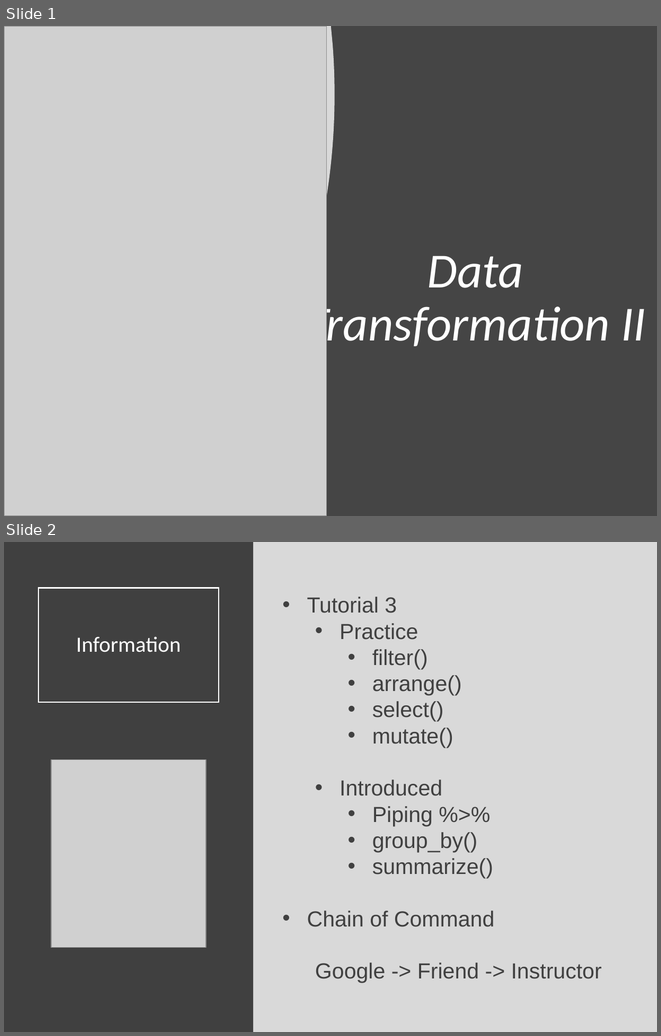
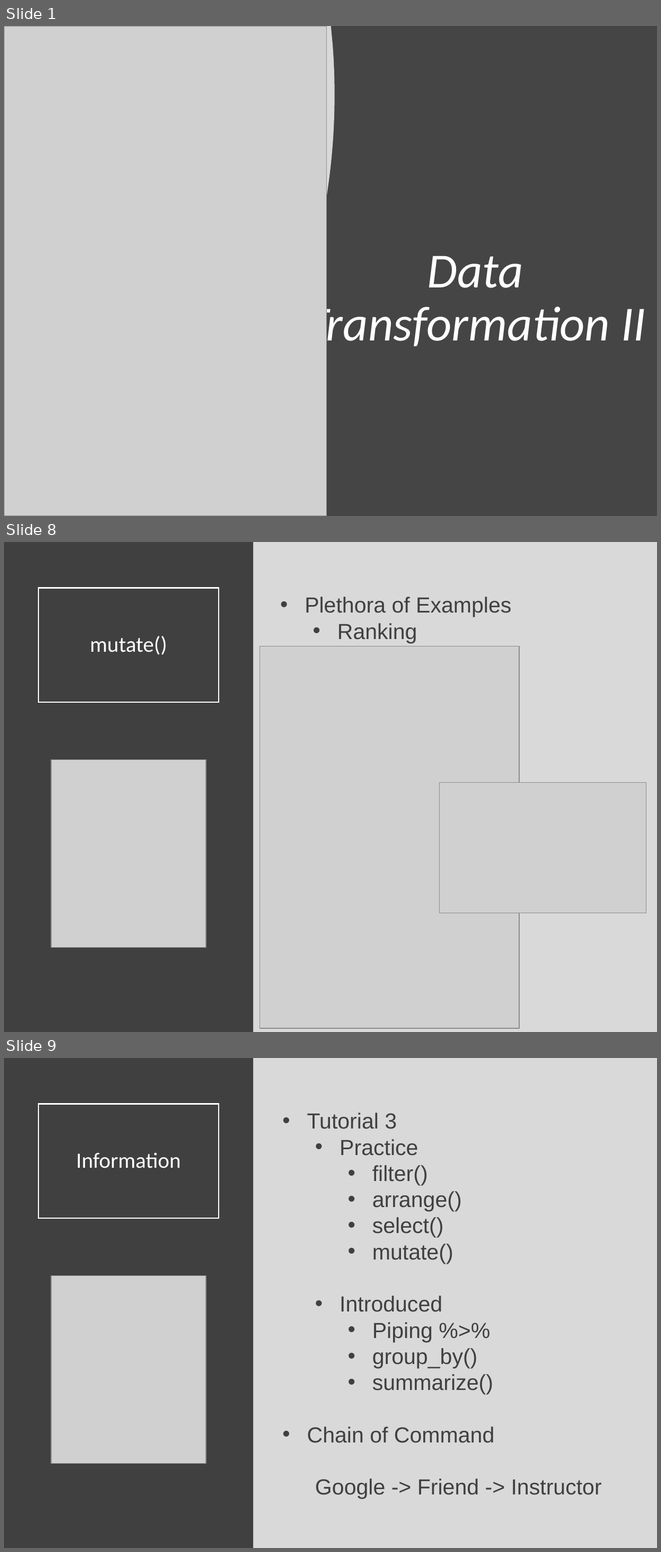
Before and after one commit to Yixf-Self/STOR320_WEBSITE, a slide deck: Lecture/Lecture 5/Lecture 5.pptx. Shown one above the other, each under a label of ours: slides 1 and 2 before the commit, slides 1, 8 and 9 after it; the slides between them are not shown. The pictures are 661x1036 and 661x1552 pixels, drawn with LibreOffice and Linux fonts; fonts in the diff are those of the drawing; grey boxes stand for pictures. Boxes give left, top, right and bottom in pixels: in the first picture for what was removed or moved away, otherwise in the second. Text is boxed around its words. In the diff, an @@ line names an element or a change of style, - is before the commit and + after.

```diff
--- a/Lecture/Lecture 5/Lecture 5.pptx
+++ b/Lecture/Lecture 5/Lecture 5.pptx
@@ slide 8 added at (x1=4, y1=542, x2=657, y2=1032), background #D9D9D9 @@
@@ rectangle added at (x1=4, y1=542, x2=254, y2=1032), fill #404040 @@
@@ title added at (x1=38, y1=588, x2=219, y2=702), outline #FFFFFF 1.5 pt, 24 pt, text #FFFFFF @@
+mutate()
@@ text added at (x1=305, y1=597, x2=511, y2=643), 24 pt, text #404040 @@
+• Plethora of Examples
+  • Ranking
@@ picture added at (x1=260, y1=646, x2=519, y2=1029) @@
@@ picture added at (x1=51, y1=759, x2=206, y2=947) @@
@@ picture added at (x1=440, y1=782, x2=646, y2=913) @@
@@ what was slide 2 is now slide 9 @@
```
Also in this commit, not shown: 6 other slides added, 3 other files.
